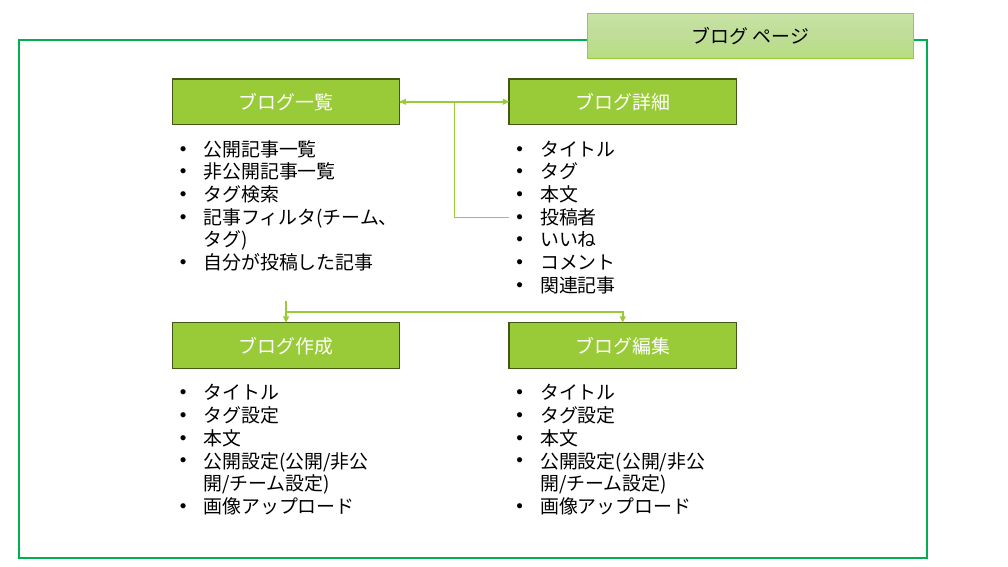
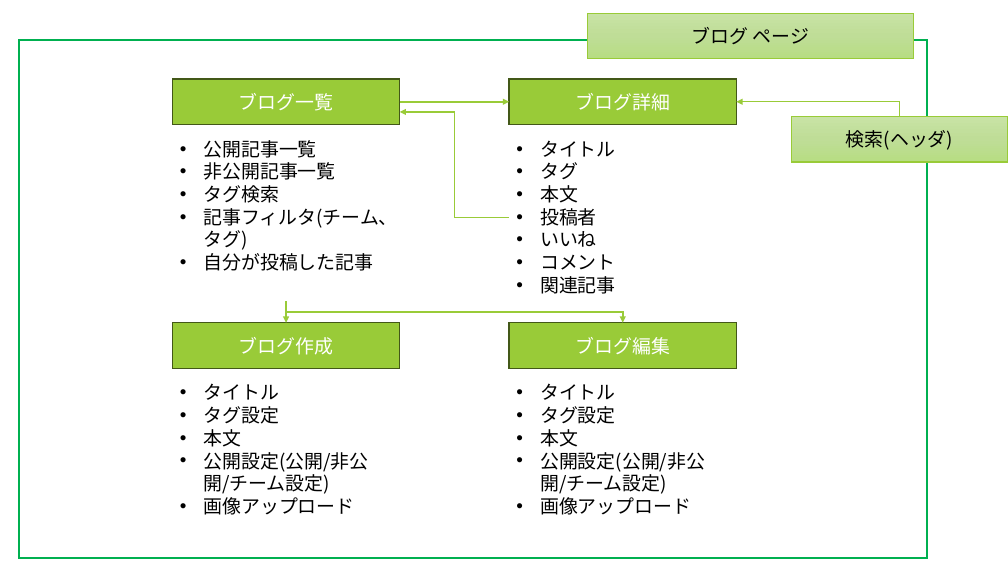
Before and after one commit to tomoakis0113-del/LiQt, a slide deck: slide 3 of docs/ページ遷移図.pptx. Drawn at 1008x567 pixels with LibreOffice and Linux fonts; fonts in the diff are those of the drawing. Boxes give left, top, right and bottom in pixels: in the first picture for what was removed or moved away, otherwise in the second. Text is boxed around its words. In the diff, an @@ line names an element or a change of style, - is before the commit and + after.

```diff
--- a/docs/ページ遷移図.pptx
+++ b/docs/ページ遷移図.pptx
@@ elbow arrow moved from (509, 218) - (400, 102) to (509, 218) - (400, 112) @@
@@ elbow arrow added from (900, 116) to (737, 102), #99CB38 1.5 pt @@
@@ rectangle added at (792,116,1008,162), fill gradient #C8E3A5 to #BFDE97 to #B7DD84, outline #99CB38 1 pt, 18 pt, text #000000 @@
+検索(ヘッダ)
```
Also in this commit, not shown: 2 other slides changed.
